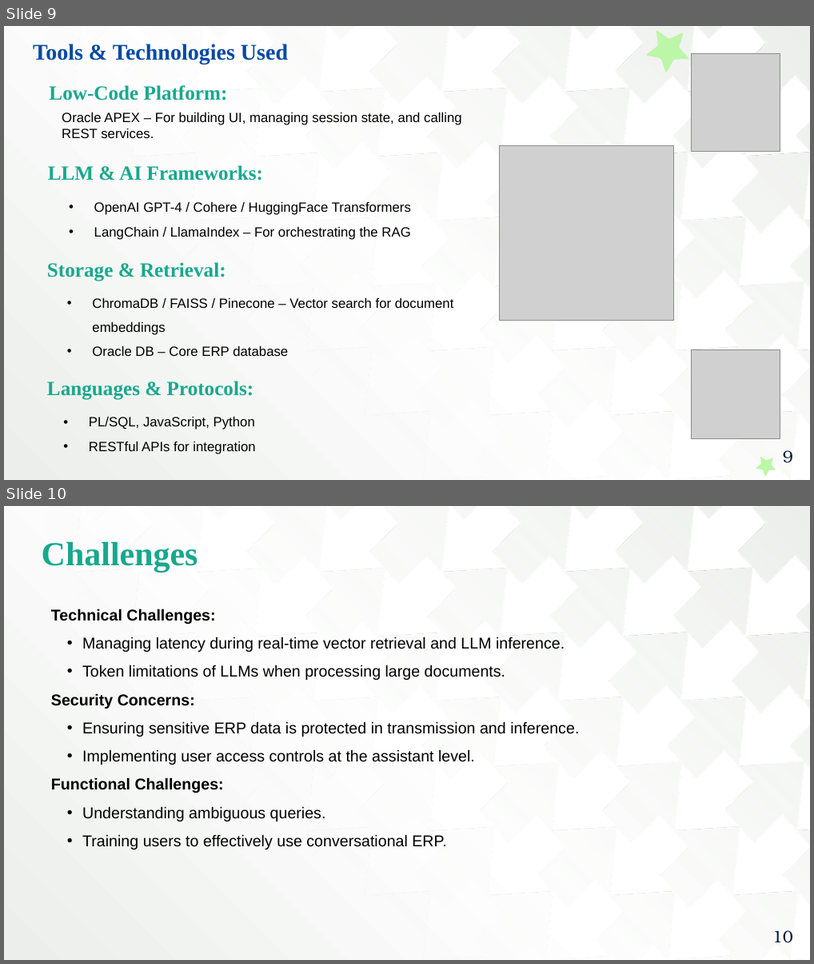
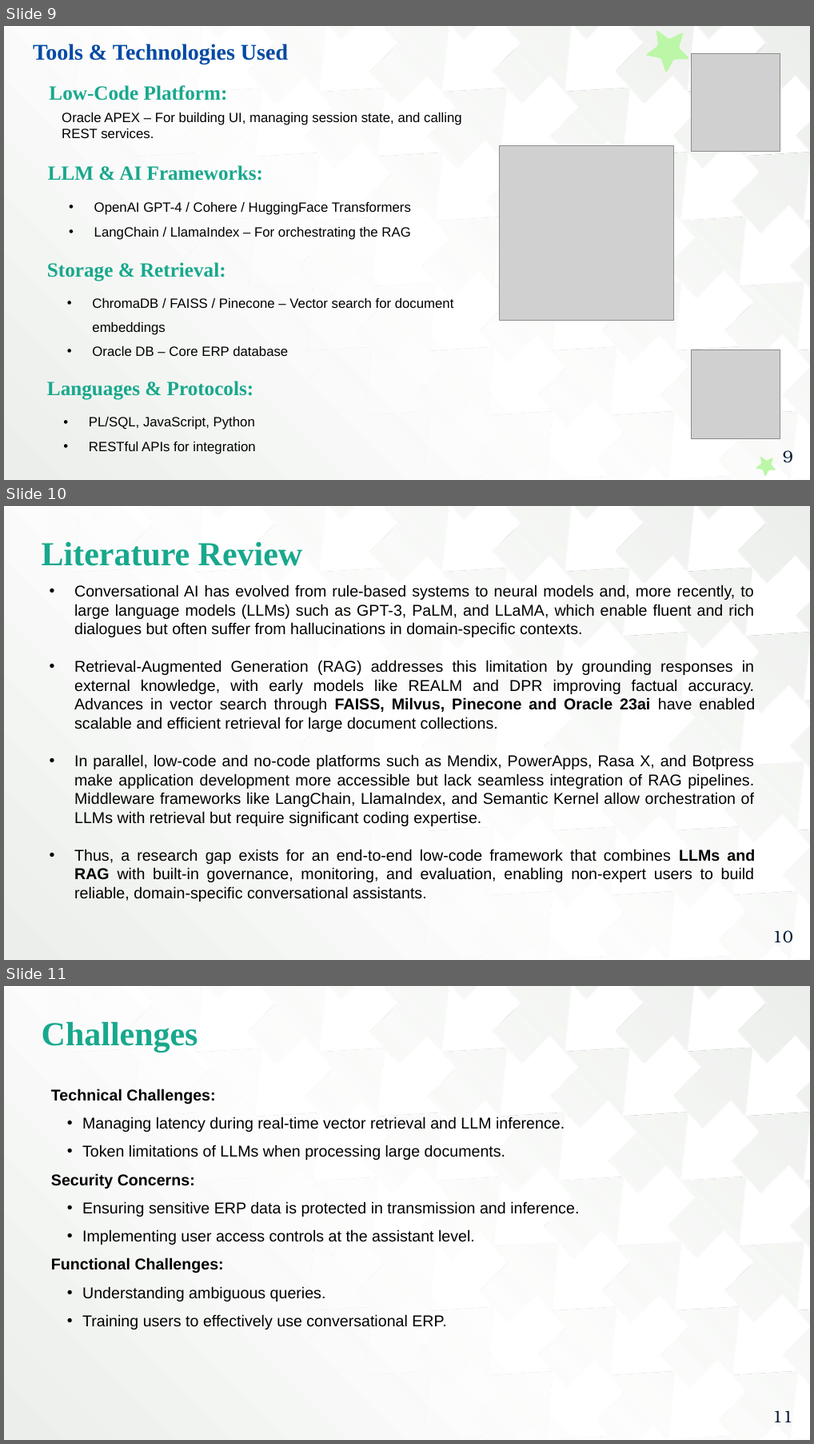
Before and after one commit to ThanigaivelGanapathi/RAG-CHATBOT, a slide deck: LLM Chatbot.pptx. Shown one above the other, each under a label of ours: slides 9 and 10 before the commit, slides 9, 10 and 11 after it. The pictures are 814x964 and 814x1444 pixels, drawn with LibreOffice and Linux fonts; fonts in the diff are those of the drawing; grey boxes stand for pictures. Boxes give left, top, right and bottom in pixels: in the first picture for what was removed or moved away, otherwise in the second. Text is boxed around its words. In the diff, an @@ line names an element or a change of style, - is before the commit and + after.

```diff
--- a/LLM Chatbot.pptx
+++ b/LLM Chatbot.pptx
@@ slide 10 added at (4,506,810,960), background gradient #FFFFFF to #EBEEEA; not listed: 1 template element that a slide beside it also shows @@
@@ text added at (42,542,302,566), 30 pt, text #18A88D, bold @@
+Literature Review
@@ text added at (74,584,755,901), 14 pt, text #000000 @@
+• Conversational AI has evolved from rule-based systems to neural models and, more recently, to large language models (LLMs) such as GPT-3, PaLM, and LLaMA, which enable fluent and rich dialogues but often suffer from hallucinations in domain-specific contexts.
+• Retrieval-Augmented Generation (RAG) addresses this limitation by grounding responses in external knowledge, with early models like REALM and DPR improving factual accuracy. Advances in vector search through FAISS, Milvus, Pinecone and Oracle 23ai have enabled scalable and efficient retrieval for large document collections.
+• In parallel, low-code and no-code platforms such as Mendix, PowerApps, Rasa X, and Botpress make application development more accessible but lack seamless integration of RAG pipelines. Middleware frameworks like LangChain, LlamaIndex, and Semantic Kernel allow orchestration of LLMs with retrieval but require significant coding expertise.
+• Thus, a research gap exists for an end-to-end low-code framework that combines LLMs and RAG with built-in governance, monitoring, and evaluation, enabling non-expert users to build reliable, domain-specific conversational assistants.
@@ page number added at (773,930,794,943), 15 pt, text #011733 @@
+10
@@ what was slide 10 is now slide 11 @@
@@ page number at (773,1410,794,1422): text changed @@
-10
+11
```
Also in this commit, not shown: 1 slide changed.
